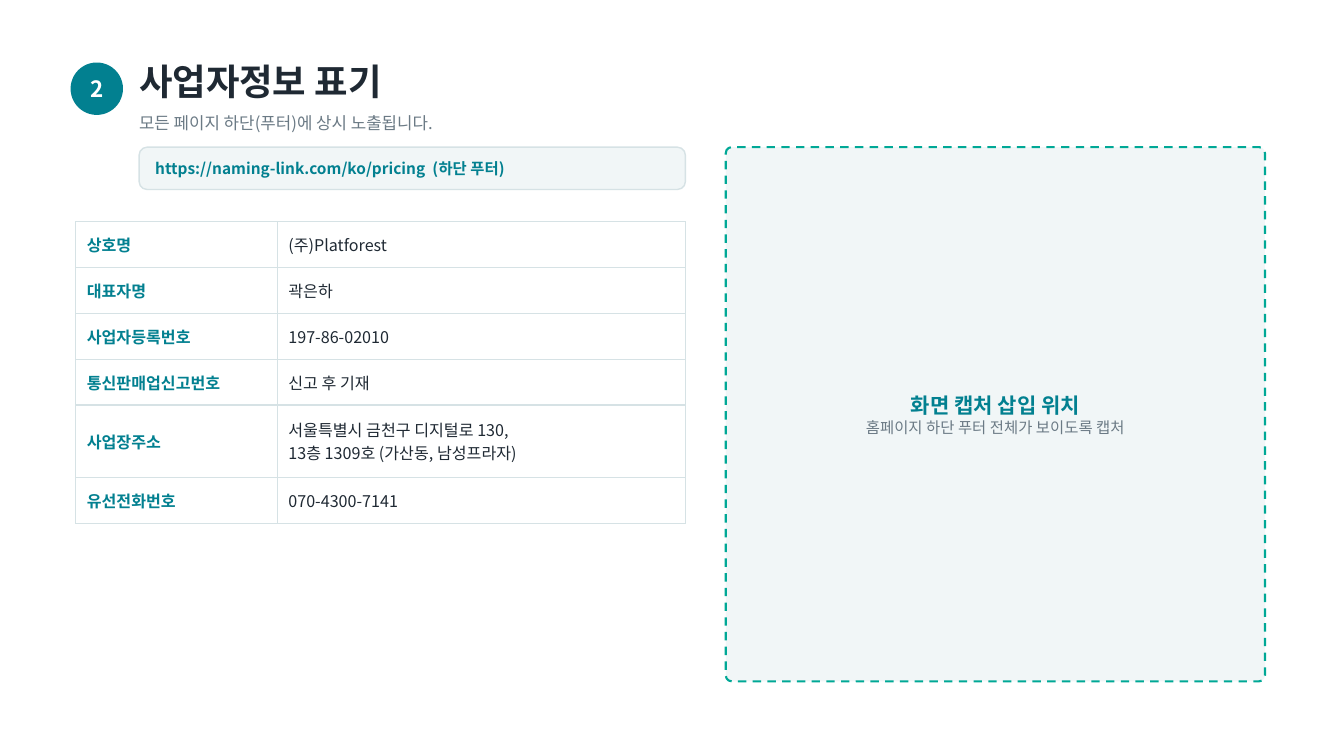
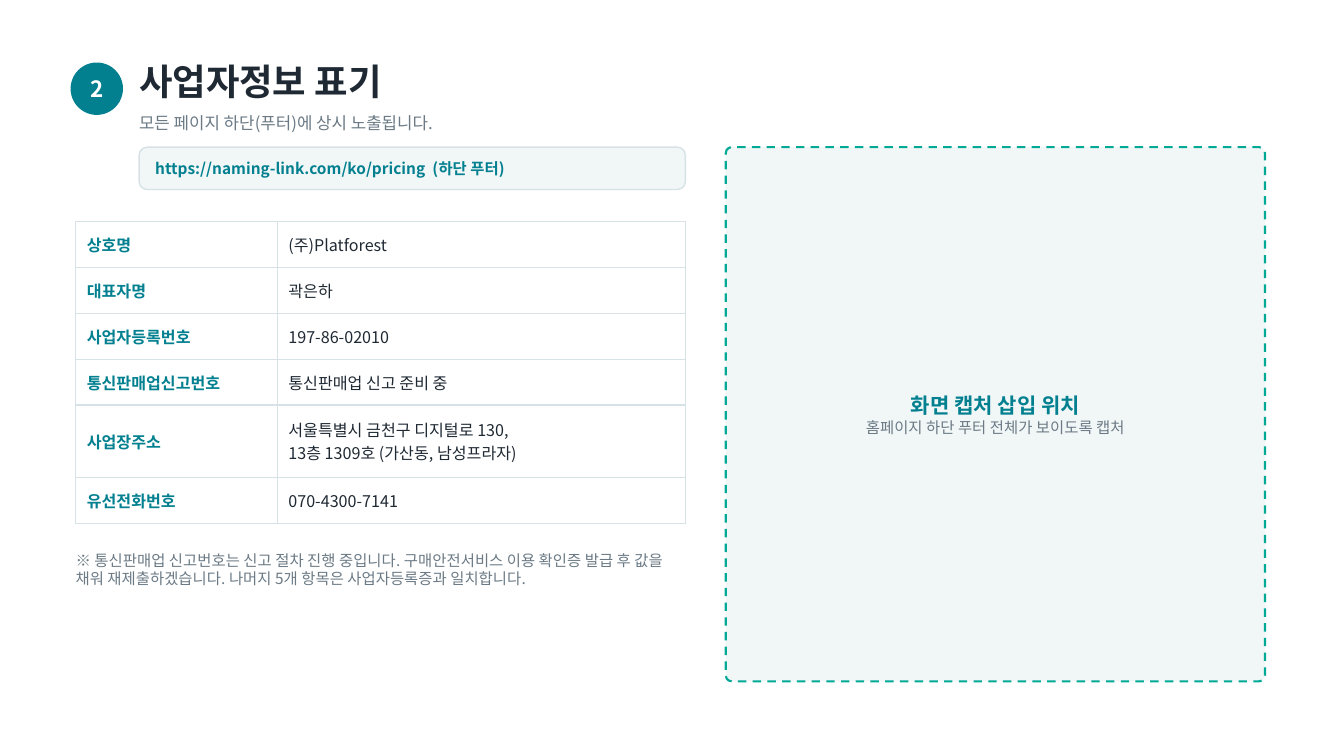
Before and after one commit to whitederrick/naminglink, a slide deck: slide 3 of docs/Naming-Link_결제경로.pptx. Drawn at 1344x756 pixels with LibreOffice and Linux fonts; fonts in the diff are those of the drawing. Boxes give left, top, right and bottom in pixels: in the first picture for what was removed or moved away, otherwise in the second. Text is boxed around its words. In the diff, an @@ line names an element or a change of style, - is before the commit and + after.

```diff
--- a/docs/Naming-Link_결제경로.pptx
+++ b/docs/Naming-Link_결제경로.pptx
@@ table at <box>76,222,686,513</box> @@
-row 4, column 2: 신고 후 기재
+row 4, column 2: 통신판매업 신고 준비 중
@@ text added at <box>76,553,662,585</box>, 11 pt, text #6B7A85 @@
+※ 통신판매업 신고번호는 신고 절차 진행 중입니다. 구매안전서비스 이용 확인증 발급 후 값을 채워 재제출하겠습니다. 나머지 5개 항목은 사업자등록증과 일치합니다.
```
Also in this commit, not shown: 3 other slides changed, 1 slide added, 2 other files.
